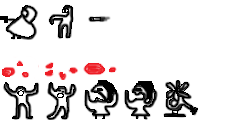
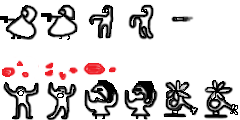
Two versions of the same layered image (240 × 120). Layer-by-layer changes:
painted on "Layer 4" over [41, 4, 238, 119]
moved "Layer 5" above "Layer 7", painted on it over [41, 4, 238, 119]
